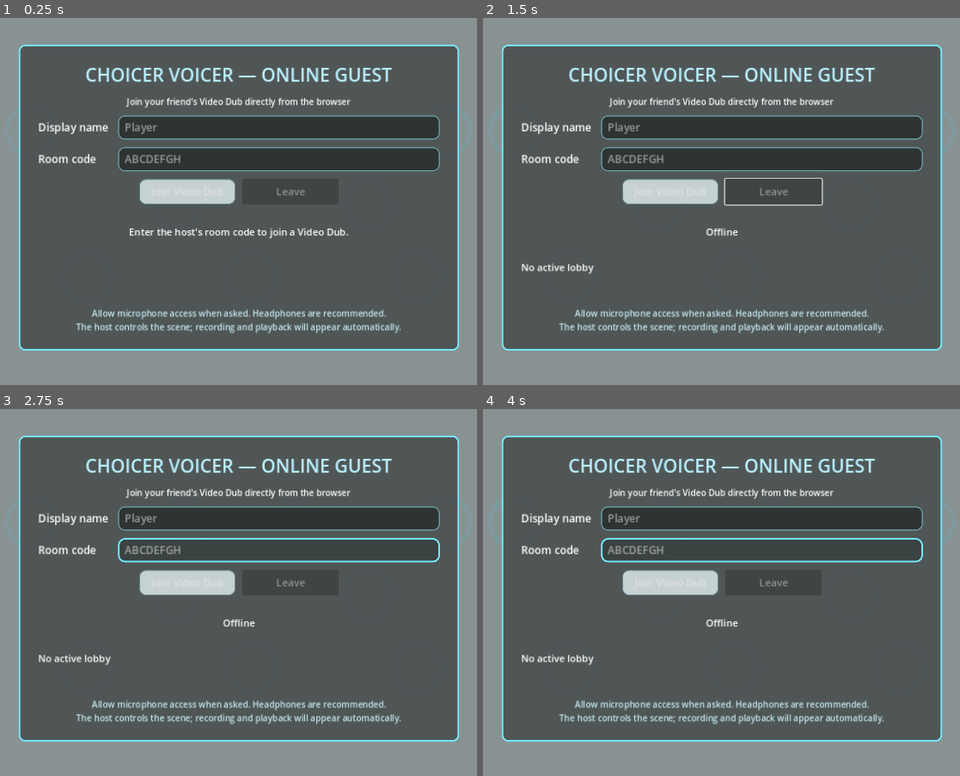
Above: before the commit, frames 1-4 (two rows, left to right).
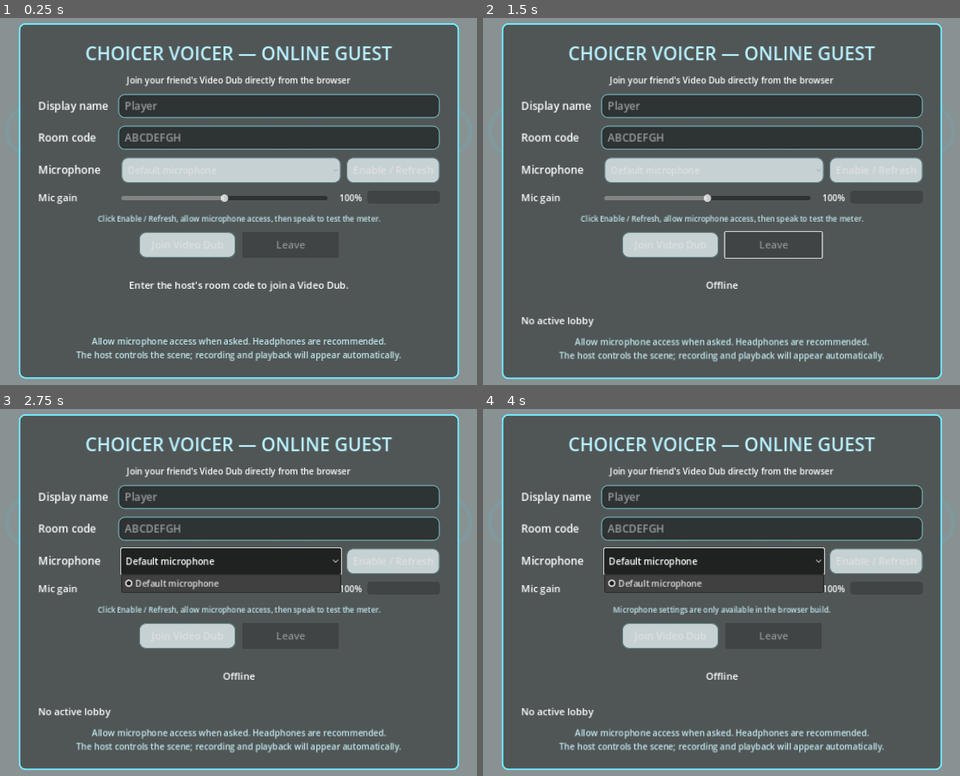
Above: after the commit, the same moments.

Repository: Jollymarcman/choicer-voicer-relay
Game: Godot game, scene res://main.tscn
The game is run twice, just before and just after one commit, with the same random seed, the same clock (stepped at 60 frames per second) and the same inputs. Sound files missing from this copy of the repository are replaced by a short silence.
Inputs (mouse positions are in pixels of both pictures, inside the frame that each line leads up to):
- Up to frame 1 (0.25 s): no input
- Up to frame 2 (1.5 s): click "Join Video Dub" at 0.5 s; click "Leave" at 1.25 s
- Up to frame 3 (2.75 s): click (228, 559) at 2 s, where only the run after the commit has a clickable "Default microphone"
- Up to frame 4 (4 s): click (874, 559) at 2.75 s, where only the run after the commit has a clickable "Enable / Refresh"; click (711, 559) at 3.5 s, where only the run after the commit has a clickable "Default microphone"

The runs differ from the first frame. In frame 1, 37% of the frame differs, in the area x 3-97%, y 1-99%; in frame 2, 37%; in frame 3, 36%; in frame 4, 36%.

Commit message:
Add browser microphone settings

Diff:
--- a/web-client-source/browser_audio.gd
+++ b/web-client-source/browser_audio.gd
@@ -8,38 +8,78 @@
 (() => {
   if (window.CVAudioBridge) return;
   const bridge = {
-    state: 'idle', error: '', context: null, stream: null, processor: null,
+    state: 'idle', error: '', context: null, stream: null, source: null,
+    processor: null, gainNode: null, selectedDeviceId: '', inputGain: 1,
+    inputDevicesJson: '[]',
+    inputLevel: 0,
     chunks: [], capturing: false, wavBase64: '', waveformJson: '', generation: 0,
     prepare() {
       if (this.state === 'ready' || this.state === 'pending') return;
+      this.configureDevice(this.selectedDeviceId);
+    },
+    async configureDevice(deviceId) {
+      if (this.capturing) return;
       this.error = '';
       this.state = 'pending';
+      this.selectedDeviceId = deviceId || '';
       const Context = window.AudioContext || window.webkitAudioContext;
       if (!Context || !navigator.mediaDevices?.getUserMedia) {
         this.state = 'error'; this.error = 'Browser microphone API is unavailable'; return;
       }
-      this.context = new Context();
-      this.context.resume();
-      navigator.mediaDevices.getUserMedia({audio: true}).then(stream => {
-        this.stream = stream;
-        const source = this.context.createMediaStreamSource(stream);
-        const processor = this.context.createScriptProcessor(4096, 1, 1);
+      try {
+        if (!this.context) this.context = new Context();
+        await this.context.resume();
+        if (this.source) this.source.disconnect();
+        if (this.processor) this.processor.disconnect();
+        if (this.gainNode) this.gainNode.disconnect();
+        if (this.stream) this.stream.getTracks().forEach(track => track.stop());
+        const audio = deviceId ? {deviceId: {exact: deviceId}} : true;
+        this.stream = await navigator.mediaDevices.getUserMedia({audio});
+        this.source = this.context.createMediaStreamSource(this.stream);
+        this.gainNode = this.context.createGain();
+        this.gainNode.gain.value = this.inputGain;
+        this.processor = this.context.createScriptProcessor(4096, 1, 1);
         const silent = this.context.createGain();
         silent.gain.value = 0;
-        processor.onaudioprocess = event => {
-          if (this.capturing) {
-            this.chunks.push(new Float32Array(event.inputBuffer.getChannelData(0)));
-          }
+        this.processor.onaudioprocess = event => {
+          const data = event.inputBuffer.getChannelData(0);
+          let squares = 0;
+          for (let i = 0; i < data.length; i++) squares += data[i] * data[i];
+          this.inputLevel = Math.sqrt(squares / Math.max(1, data.length));
+          if (this.capturing) this.chunks.push(new Float32Array(data));
         };
-        source.connect(processor);
-        processor.connect(silent);
+        this.source.connect(this.gainNode);
+        this.gainNode.connect(this.processor);
+        this.processor.connect(silent);
         silent.connect(this.context.destination);
-        this.processor = processor;
+        await this.refreshDeviceList();
         this.state = 'ready';
-      }).catch(error => {
+      } catch (error) {
         this.state = 'error'; this.error = String(error);
-      });
-    },
+      }
+    },
+    async refreshDeviceList() {
+      const devices = await navigator.mediaDevices.enumerateDevices();
+      this.inputDevicesJson = JSON.stringify(devices
+        .filter(device => device.kind === 'audioinput')
+        .map((device, index) => ({id: device.deviceId, label: device.label || `Microphone ${index + 1}`})));
+    },
+    async refreshDevices() {
+      if (this.state !== 'ready') { this.prepare(); return; }
+      this.state = 'pending';
+      try { await this.refreshDeviceList(); }
+      catch (error) { this.error = String(error); }
+      this.state = 'ready';
+    },
+    listInputDevicesJson() { return this.inputDevicesJson; },
+    setInputGain(value) {
+      this.inputGain = Math.max(0, Math.min(2, Number(value) || 0));
+      if (this.gainNode) this.gainNode.gain.setTargetAtTime(this.inputGain, this.context.currentTime, 0.02);
+    },
+    getInputLevel() { return this.inputLevel; },
+    getState() { return this.state; },
+    getError() { return this.error; },
+    getSelectedDeviceId() { return this.selectedDeviceId; },
     start() {
       if (this.state !== 'ready') return false;
       this.chunks = [];
@@ -127,7 +167,8 @@
       this.capturing = false;
       if (this.stream) this.stream.getTracks().forEach(track => track.stop());
       if (this.context) this.context.close();
-      this.stream = null; this.context = null; this.processor = null;
+      this.stream = null; this.context = null; this.source = null;
+      this.processor = null; this.gainNode = null; this.inputLevel = 0;
       this.state = 'idle';
     }
   };
--- a/web-client-source/main.gd
+++ b/web-client-source/main.gd
@@ -21,6 +21,13 @@
 var status_label: Label
 var roster_label: Label
 var lobby_panel: PanelContainer
+var mic_device_option: OptionButton
+var mic_setup_button: Button
+var mic_gain_slider: HSlider
+var mic_gain_value_label: Label
+var mic_level_bar: ProgressBar
+var mic_status_label: Label
+var _mic_meter_elapsed := 0.0
 
 var record_overlay: ColorRect
 var record_preview: TextureRect
@@ -67,6 +74,21 @@
 	set_status("Enter the host's room code to join a Video Dub.")
 
 
+func _process(delta: float) -> void:
+	if not mic_level_bar:
+		return
+	_mic_meter_elapsed += delta
+	if _mic_meter_elapsed < 0.08:
+		return
+	_mic_meter_elapsed = 0.0
+	var bridge := BrowserAudio.interface()
+	if not bridge or str(bridge.getState()) != "ready":
+		mic_level_bar.value = 0
+		return
+	var rms := maxf(0.00001, float(bridge.getInputLevel()))
+	mic_level_bar.value = clampf((60.0 + 20.0 * log(rms) / log(10.0)) / 60.0 * 100.0, 0.0, 100.0)
+
+
 func _build_interface() -> void:
 	var background := ColorRect.new()
 	background.color = Color("899293")
@@ -83,8 +105,8 @@
 
 	lobby_panel = PanelContainer.new()
 	lobby_panel.set_anchors_preset(Control.PRESET_CENTER)
-	lobby_panel.position = Vector2(-410, -285)
-	lobby_panel.custom_minimum_size = Vector2(820, 570)
+	lobby_panel.position = Vector2(-410, -325)
+	lobby_panel.custom_minimum_size = Vector2(820, 650)
 	lobby_panel.add_theme_stylebox_override("panel", _panel_style(Color(0.29, 0.31, 0.31, 0.9), Color(0.45, 0.92, 1.0), 3))
 	add_child(lobby_panel)
 	var margin := MarginContainer.new()
@@ -106,6 +128,7 @@
 	rows.add_child(subtitle)
 	name_input = _input_row(rows, "Display name", "Player", false)
 	room_input = _input_row(rows, "Room code", "ABCDEFGH", true)
+	_build_microphone_settings(rows)
 	var buttons := HBoxContainer.new()
 	buttons.alignment = BoxContainer.ALIGNMENT_CENTER
 	buttons.add_theme_constant_override("separation", 12)
@@ -140,6 +163,139 @@
 	rows.add_child(note)
 	_build_record_overlay()
 	_build_playback_overlay()
+
+
+func _build_microphone_settings(parent: VBoxContainer) -> void:
+	var device_row := HBoxContainer.new()
+	device_row.add_theme_constant_override("separation", 10)
+	parent.add_child(device_row)
+	var device_label := Label.new()
+	device_label.text = "Microphone"
+	device_label.custom_minimum_size.x = 145
+	device_label.add_theme_font_size_override("font_size", 20)
+	device_row.add_child(device_label)
+	mic_device_option = OptionButton.new()
+	mic_device_option.size_flags_horizontal = Control.SIZE_EXPAND_FILL
+	mic_device_option.custom_minimum_size.y = 42
+	mic_device_option.add_theme_font_size_override("font_size", 17)
+	mic_device_option.add_theme_stylebox_override("normal", _panel_style(Color("c6d1d3"), Color("607d81"), 2))
+	mic_device_option.add_item("Default microphone")
+	mic_device_option.set_item_metadata(0, "")
+	mic_device_option.item_selected.connect(_on_mic_device_selected)
+	device_row.add_child(mic_device_option)
+	mic_setup_button = _make_button("Enable / Refresh")
+	mic_setup_button.custom_minimum_size.x = 158
+	mic_setup_button.pressed.connect(_request_microphone_settings)
+	device_row.add_child(mic_setup_button)
+
+	var gain_row := HBoxContainer.new()
+	gain_row.add_theme_constant_override("separation", 10)
+	parent.add_child(gain_row)
+	var gain_label := Label.new()
+	gain_label.text = "Mic gain"
+	gain_label.custom_minimum_size.x = 145
+	gain_label.add_theme_font_size_override("font_size", 18)
+	gain_row.add_child(gain_label)
+	mic_gain_slider = HSlider.new()
+	mic_gain_slider.min_value = 0.0
+	mic_gain_slider.max_value = 2.0
+	mic_gain_slider.step = 0.05
+	mic_gain_slider.value = 1.0
+	mic_gain_slider.size_flags_horizontal = Control.SIZE_EXPAND_FILL
+	mic_gain_slider.custom_minimum_size.y = 28
+	mic_gain_slider.value_changed.connect(_on_mic_gain_changed)
+	gain_row.add_child(mic_gain_slider)
+	mic_gain_value_label = Label.new()
+	mic_gain_value_label.custom_minimum_size.x = 54
+	mic_gain_value_label.horizontal_alignment = HORIZONTAL_ALIGNMENT_RIGHT
+	mic_gain_value_label.text = "100%"
+	gain_row.add_child(mic_gain_value_label)
+	mic_level_bar = ProgressBar.new()
+	mic_level_bar.custom_minimum_size = Vector2(135, 24)
+	mic_level_bar.min_value = 0
+	mic_level_bar.max_value = 100
+	mic_level_bar.show_percentage = false
+	gain_row.add_child(mic_level_bar)
+	mic_status_label = Label.new()
+	mic_status_label.text = "Click Enable / Refresh, allow microphone access, then speak to test the meter."
+	mic_status_label.horizontal_alignment = HORIZONTAL_ALIGNMENT_CENTER
+	mic_status_label.add_theme_font_size_override("font_size", 14)
+	mic_status_label.add_theme_color_override("font_color", Color("c2e9ef"))
+	parent.add_child(mic_status_label)
+
+
+func _request_microphone_settings() -> void:
+	var bridge := BrowserAudio.interface()
+	if not bridge:
+		mic_status_label.text = "Microphone settings are only available in the browser build."
+		return
+	mic_setup_button.disabled = true
+	join_button.disabled = true
+	mic_status_label.text = "Waiting for browser microphone permission..."
+	if str(bridge.getState()) == "ready":
+		bridge.refreshDevices()
+	else:
+		bridge.prepare()
+	for _attempt in range(120):
+		var state := str(bridge.getState())
+		if state != "pending" and state != "idle":
+			break
+		await get_tree().create_timer(0.1).timeout
+	mic_setup_button.disabled = false
+	join_button.disabled = not RelayClient.room_code.is_empty()
+	if str(bridge.getState()) != "ready":
+		mic_status_label.text = "Microphone unavailable: %s" % str(bridge.getError())
+		return
+	var devices = JSON.parse_string(str(bridge.listInputDevicesJson()))
+	if not devices is Array or devices.is_empty():
+		mic_status_label.text = "No microphone devices were found. Check browser and Windows permissions."
+		return
+	var selected_id := str(bridge.getSelectedDeviceId())
+	mic_device_option.clear()
+	for device in devices:
+		var label := str(device.get("label", "Microphone"))
+		var id := str(device.get("id", ""))
+		mic_device_option.add_item(label)
+		var index := mic_device_option.item_count - 1
+		mic_device_option.set_item_metadata(index, id)
+		if id == selected_id:
+			mic_device_option.select(index)
+	if selected_id.is_empty():
+		mic_device_option.select(0)
+		bridge.configureDevice(str(mic_device_option.get_item_metadata(0)))
+	mic_status_label.text = "Speak to test the meter. The input level control changes recording volume."
+
+
+func _on_mic_device_selected(index: int) -> void:
+	var bridge := BrowserAudio.interface()
+	if not bridge:
+		return
+	var device_id := str(mic_device_option.get_item_metadata(index))
+	if device_id == str(bridge.getSelectedDeviceId()) and str(bridge.getState()) == "ready":
+		return
+	mic_device_option.disabled = true
+	join_button.disabled = true
+	mic_status_label.text = "Switching microphone..."
+	bridge.configureDevice(device_id)
+	for _attempt in range(120):
+		var state := str(bridge.getState())
+		if state != "pending" and state != "idle":
+			break
+		await get_tree().create_timer(0.1).timeout
+	mic_device_option.disabled = false
+	join_button.disabled = not RelayClient.room_code.is_empty()
+	if str(bridge.getState()) == "ready":
+		mic_status_label.text = "Microphone ready. Speak to test the meter."
+	else:
+		mic_status_label.text = "Could not switch microphone: %s" % str(bridge.getError())
+
+
+func _on_mic_gain_changed(value: float) -> void:
+	if mic_gain_value_label:
+		mic_gain_value_label.text = "%d%%" % roundi(value * 100.0)
+	var bridge := BrowserAudio.interface()
+	if bridge:
+		bridge.setInputGain(value)
 
 
 func _input_row(parent: VBoxContainer, label_text: String, placeholder: String, uppercase: bool) -> LineEdit:
@@ -379,6 +535,9 @@
 	RelayClient.join(room_input.text, name_input.text)
 	join_button.disabled = true
 	leave_button.disabled = false
+	mic_device_option.disabled = true
+	mic_setup_button.disabled = true
+	mic_gain_slider.editable = false
 	name_input.editable = false
 	room_input.editable = false
 
@@ -388,6 +547,9 @@
 	if RelayClient.room_code.is_empty():
 		join_button.disabled = false
 		leave_button.disabled = true
+		mic_device_option.disabled = false
+		mic_setup_button.disabled = false
+		mic_gain_slider.editable = true
 		name_input.editable = true
 		room_input.editable = true
 
Not shown, changed: docs/index.html
Not shown, changed: docs/index.pck
